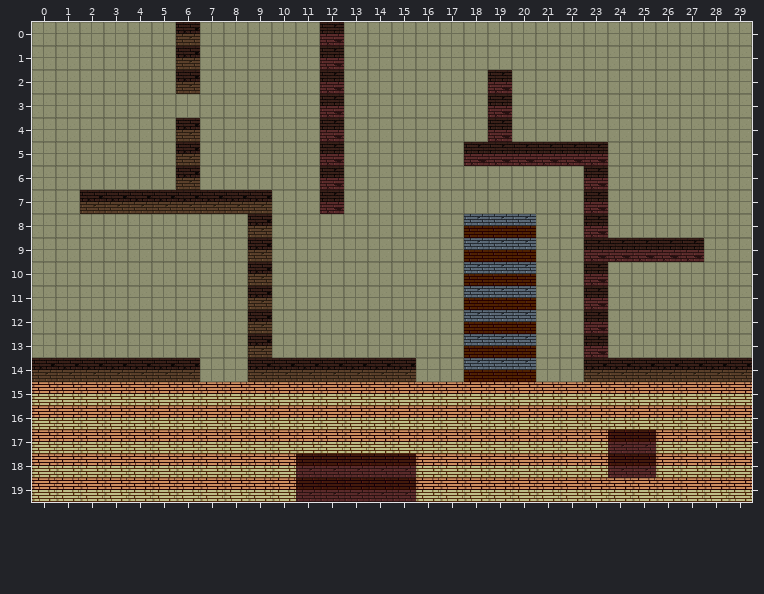
Tiled map -- core/assets/maps/test_map.tmx. This is how it looked before the edit.
Cells are 32x32 px. Shown: x 0..29, y 0..19.
New version:
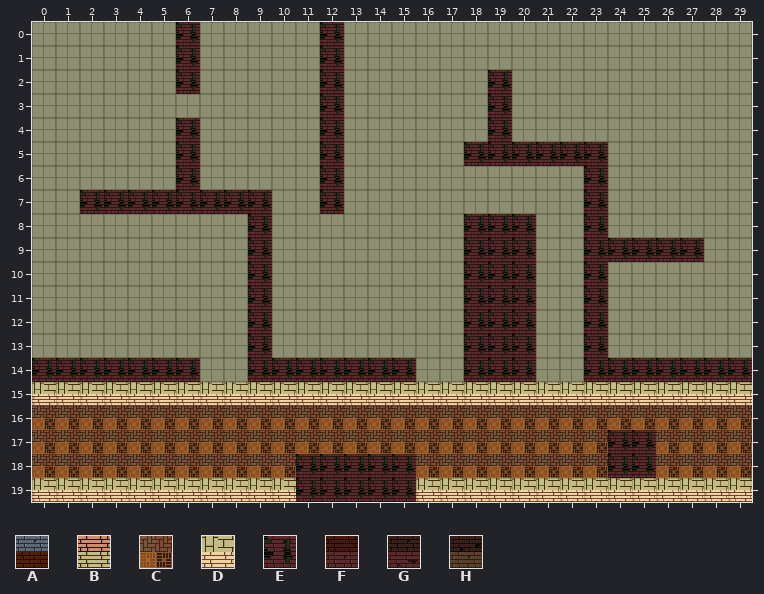
Key: from "tileset1": A 6, B 12, C 17, D 18, E 23, F 30, G 31, H 32.
_ is an empty cell.
Tiles replaced or removed in this view: A, B, F, G, H.
What changed:
Changed rows in their new state; . is an unchanged cell.
Layer "Tile Layer 1":
first column x 0:
 0 ......E.....E.................
 1 ......E.....E.................
 2 ......E.....E......E..........
 3 ............E......E..........
 4 ......E.....E......E..........
 5 ......E.....E.....EEEEEE......
 6 ......E.....E..........E......
 7 ..EEEEEEEE..E..........E......
 8 .........E........EEE..E......
 9 .........E........EEE..EEEEE..
10 .........E........EEE..E......
11 .........E........EEE..E......
12 .........E........EEE..E......
13 .........E........EEE..E......
14 EEEEEEE..EEEEEEE..EEE..EEEEEEE
15 DDDDDDDDDDDDDDDDDDDDDDDDDDDDDD
16 CCCCCCCCCCCCCCCCCCCCCCCCCCCCCC
17 CCCCCCCCCCCCCCCCCCCCCCCCEECCCC
18 CCCCCCCCCCCEEEEECCCCCCCCEECCCC
19 DDDDDDDDDDDEEEEEDDDDDDDDDDDDDD
Changed places in both pictures, as pixel boxes (x1, y1, x2, y2):
changed: (32, 22, 752, 502)
